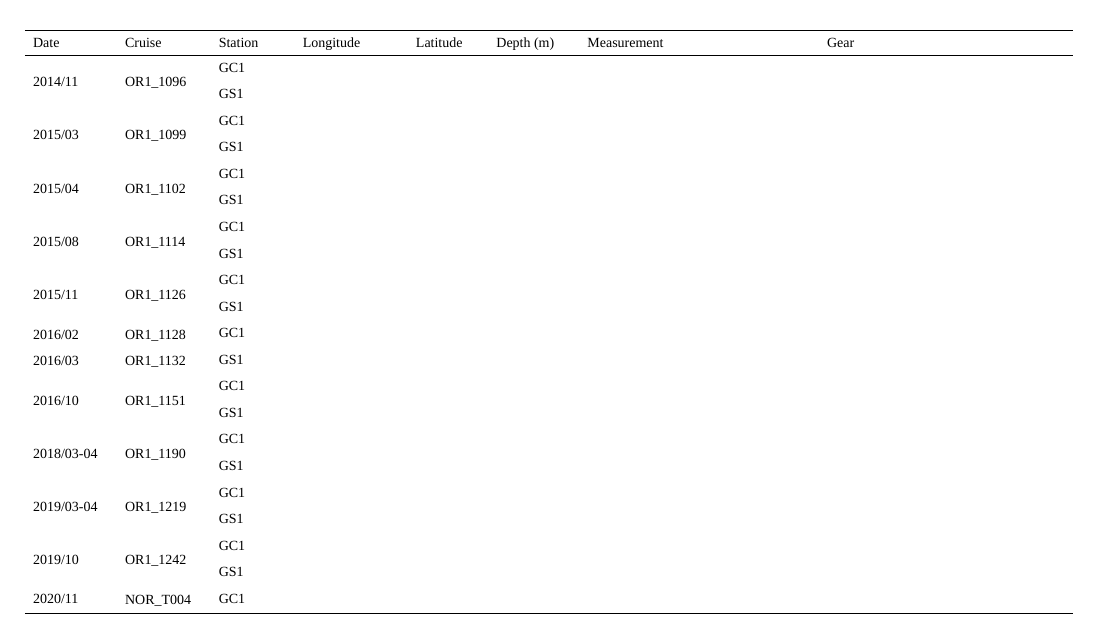
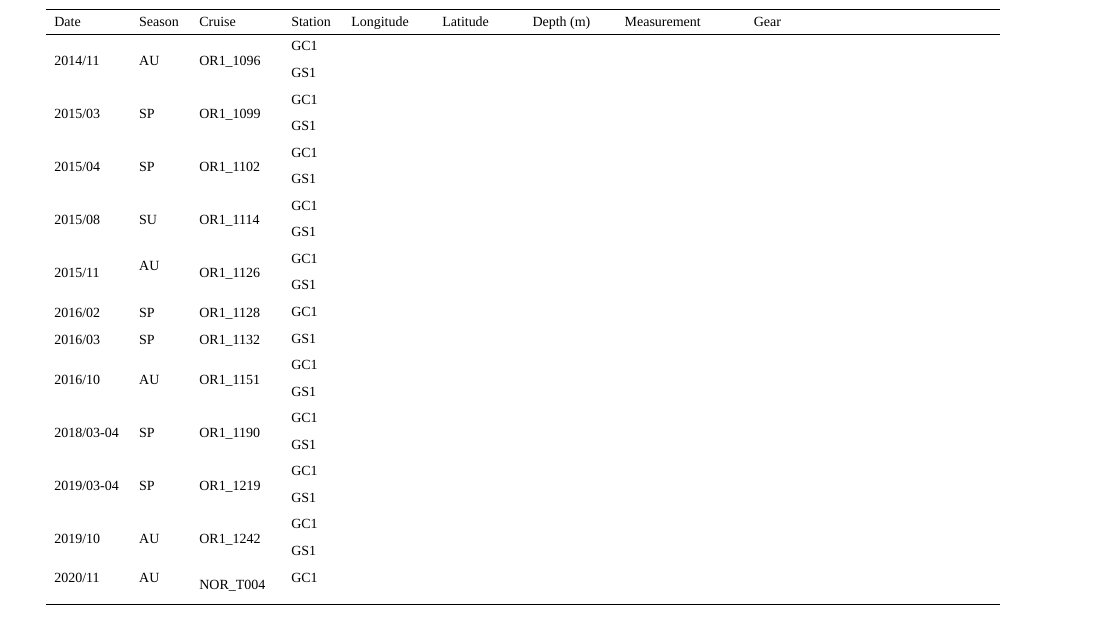
Before and after one commit to chueh1115/GPSC_data, a slide deck: slide 1 of context/thesis_fig.pptx. Drawn at 1120x630 pixels with LibreOffice and Linux fonts; fonts in the diff are those of the drawing. Boxes give left, top, right and bottom in pixels: in the first picture for what was removed or moved away, otherwise in the second. Text is boxed around its words. In the diff, an @@ line names an element or a change of style, - is before the commit and + after.

```diff
--- a/context/thesis_fig.pptx
+++ b/context/thesis_fig.pptx
@@ table at [46, 10, 1001, 609] @@
+column 2: Season | AU |  | SP |  | SP |  | SU |  | AU |  | SP | SP | AU |  | SP |  | SP |  | AU |  | AU
@@ table: place and size @@
-table at [24, 31, 1073, 614]
+table at [46, 10, 1001, 609]
```
Also in this commit, not shown: 2 other slides changed, 4 slides added, 17 other files.
